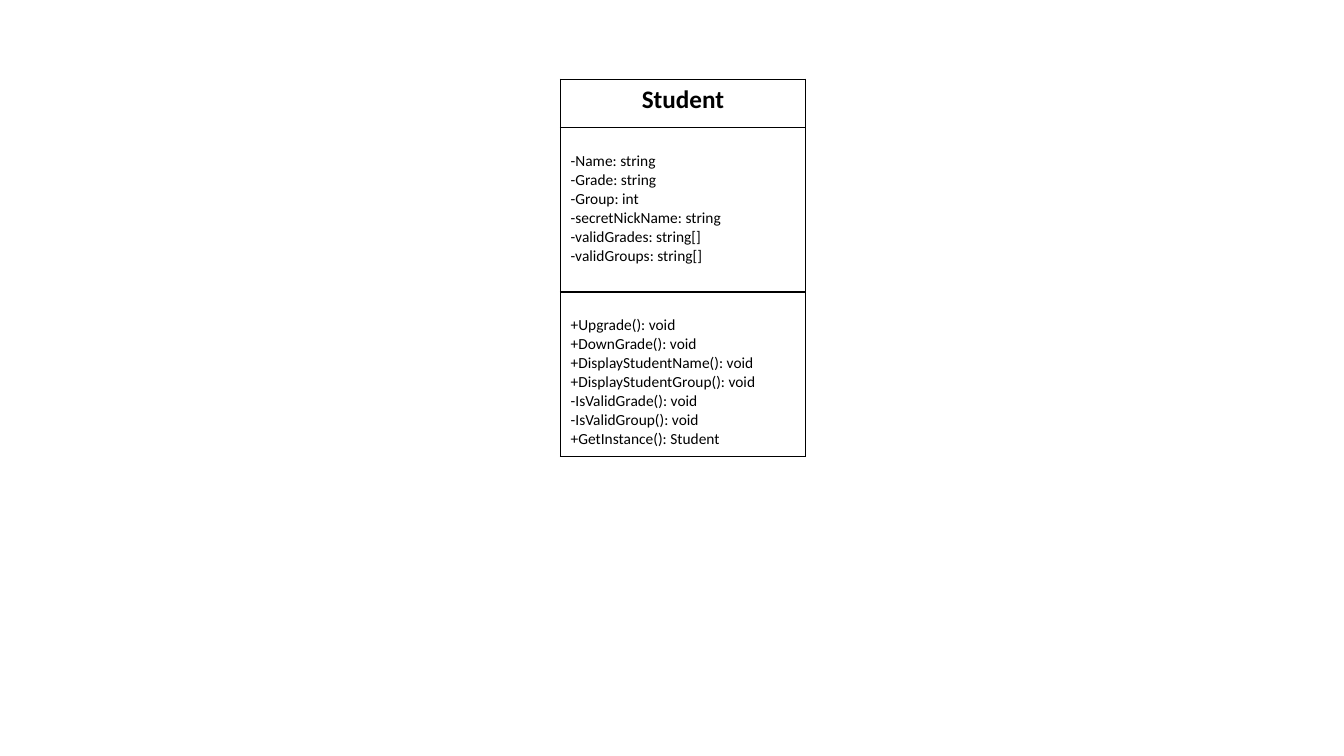
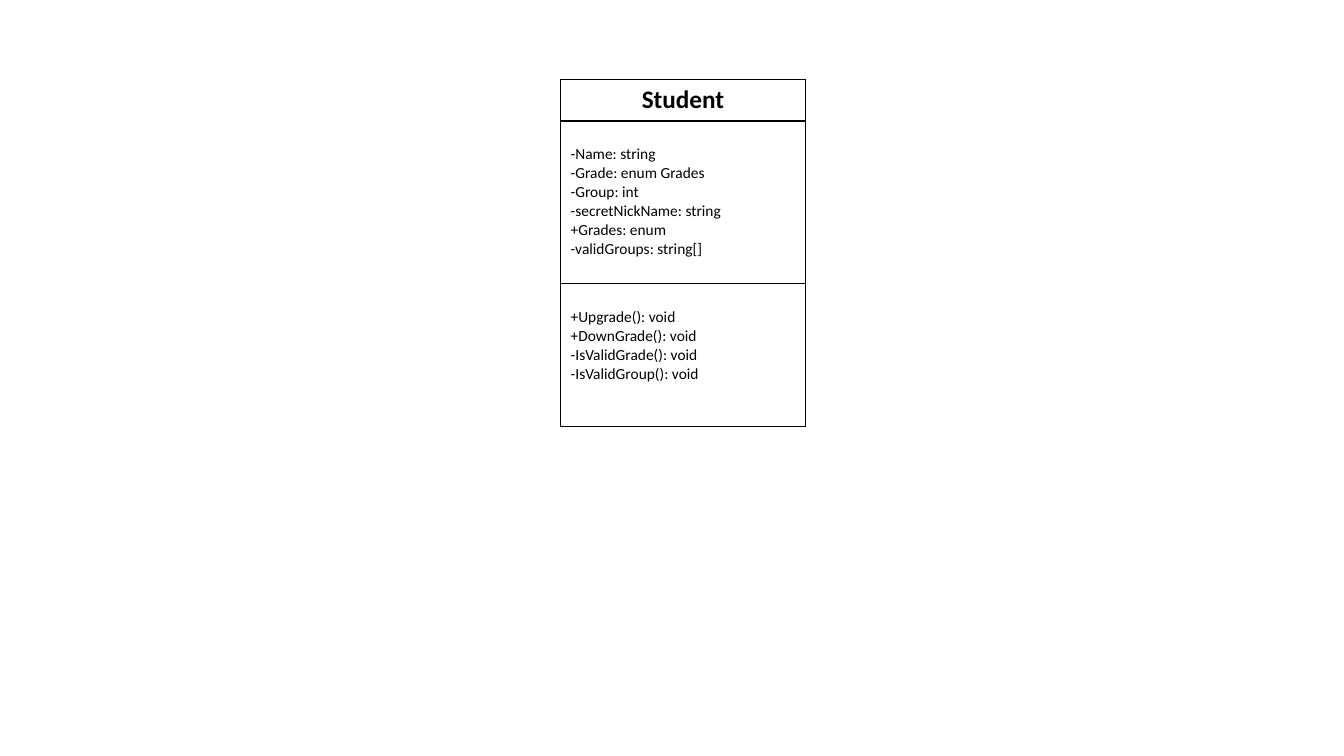
Before and after one commit to Hayley96/Class-Diagram-Encapsulation-Activity, a slide deck: slide 1 of ClassDiagramAndEncapsulationActivity/Diagrams/Encapsulation-Student-Class-Diagram.pptx. Drawn at 1344x756 pixels with LibreOffice and Linux fonts; fonts in the diff are those of the drawing. Boxes give left, top, right and bottom in pixels: in the first picture for what was removed or moved away, otherwise in the second. Text is boxed around its words. In the diff, an @@ line names an element or a change of style, - is before the commit and + after.

Commit message:
modified UML to reflect the changes made in previous commit to Student class

```diff
--- a/ClassDiagramAndEncapsulationActivity/Diagrams/Encapsulation-Student-Class-Diagram.pptx
+++ b/ClassDiagramAndEncapsulationActivity/Diagrams/Encapsulation-Student-Class-Diagram.pptx
@@ table at (561,80,806,422) @@
-row 2, column 1: -Name: string / -Grade: string / -Group: int / -secretNickName: string / -validGrades: string[] / -validGroups: string[]
+row 2, column 1: -Name: string / -Grade: enum Grades / -Group: int / -secretNickName: string / +Grades: enum / -validGroups: string[]
-row 3, column 1: +Upgrade(): void / +DownGrade(): void / +DisplayStudentName(): void / +DisplayStudentGroup(): void / -IsValidGrade(): void / -IsValidGroup(): void / +GetInstance(): Student
+row 3, column 1: +Upgrade(): void / +DownGrade(): void / -IsValidGrade(): void / -IsValidGroup(): void
```
